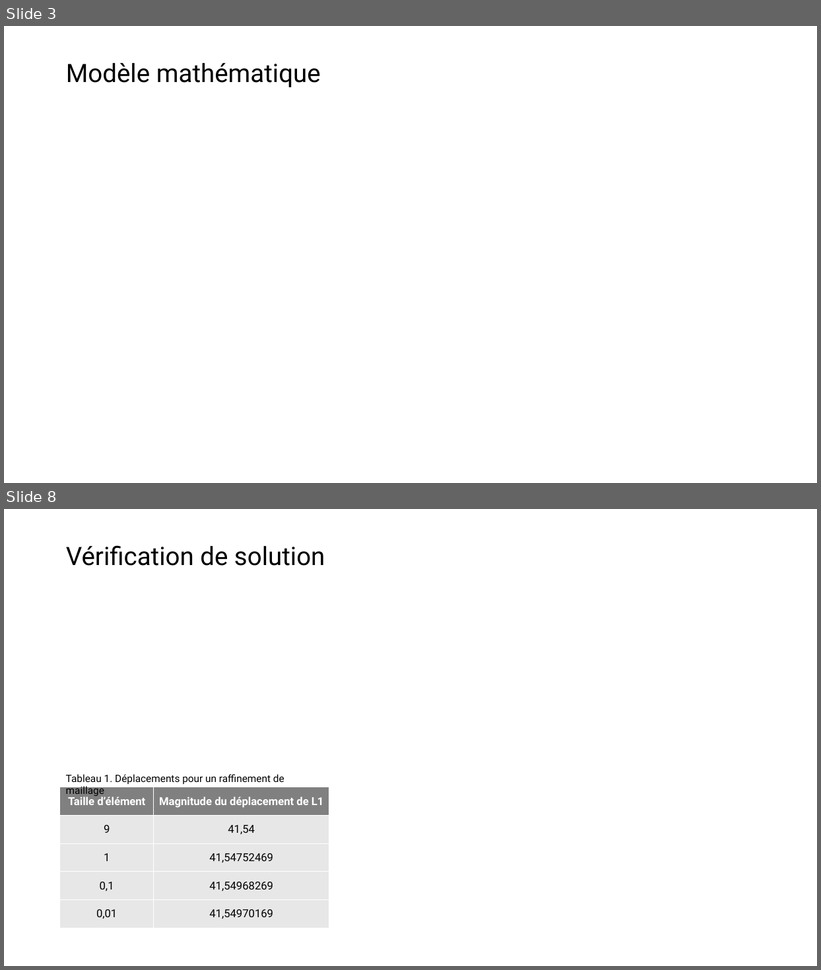
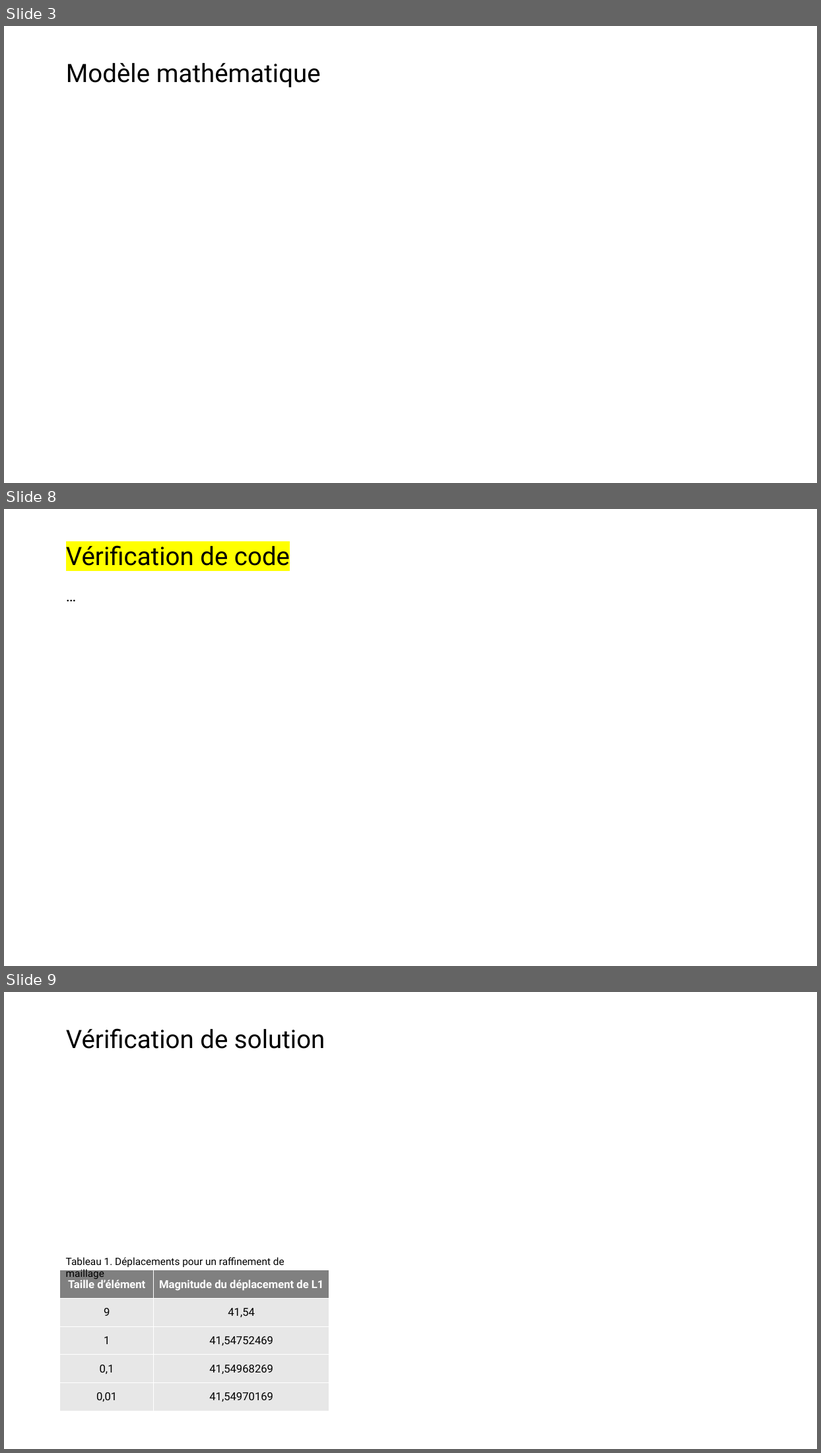
Before and after one commit to AcileSf/MEC8211ProjetFinal, a slide deck: Rapport_Projet_V1.pptx. Shown one above the other, each under a label of ours: slides 3 and 8 before the commit, slides 3, 8 and 9 after it; the slides between them are not shown. The pictures are 821x970 and 821x1453 pixels, drawn with LibreOffice and Linux fonts; fonts in the diff are those of the drawing; grey boxes stand for pictures. Boxes give left, top, right and bottom in pixels: in the first picture for what was removed or moved away, otherwise in the second. Text is boxed around its words. In the diff, an @@ line names an element or a change of style, - is before the commit and + after.

```diff
--- a/Rapport_Projet_V1.pptx
+++ b/Rapport_Projet_V1.pptx
@@ slide 8 added at [4, 509, 817, 966], background #FFFFFF @@
@@ title added at [66, 545, 290, 572], 30 pt, text #000000 @@
+Vérification de code
@@ text added at [60, 586, 762, 942], 18 pt, text #000000 @@
+…
@@ what was slide 8 is now slide 9 @@
```
Also in this commit, not shown: 9 slides changed, 2 other slides added, 1 other file.
